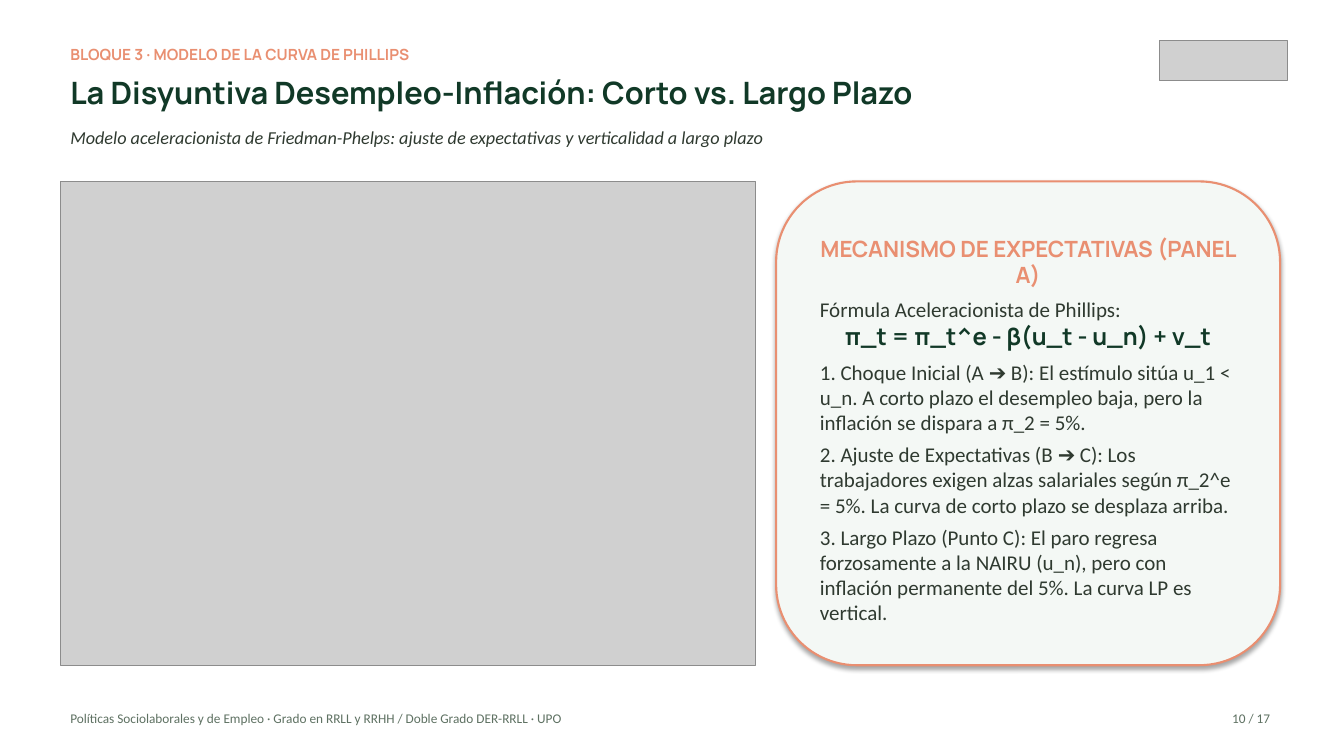
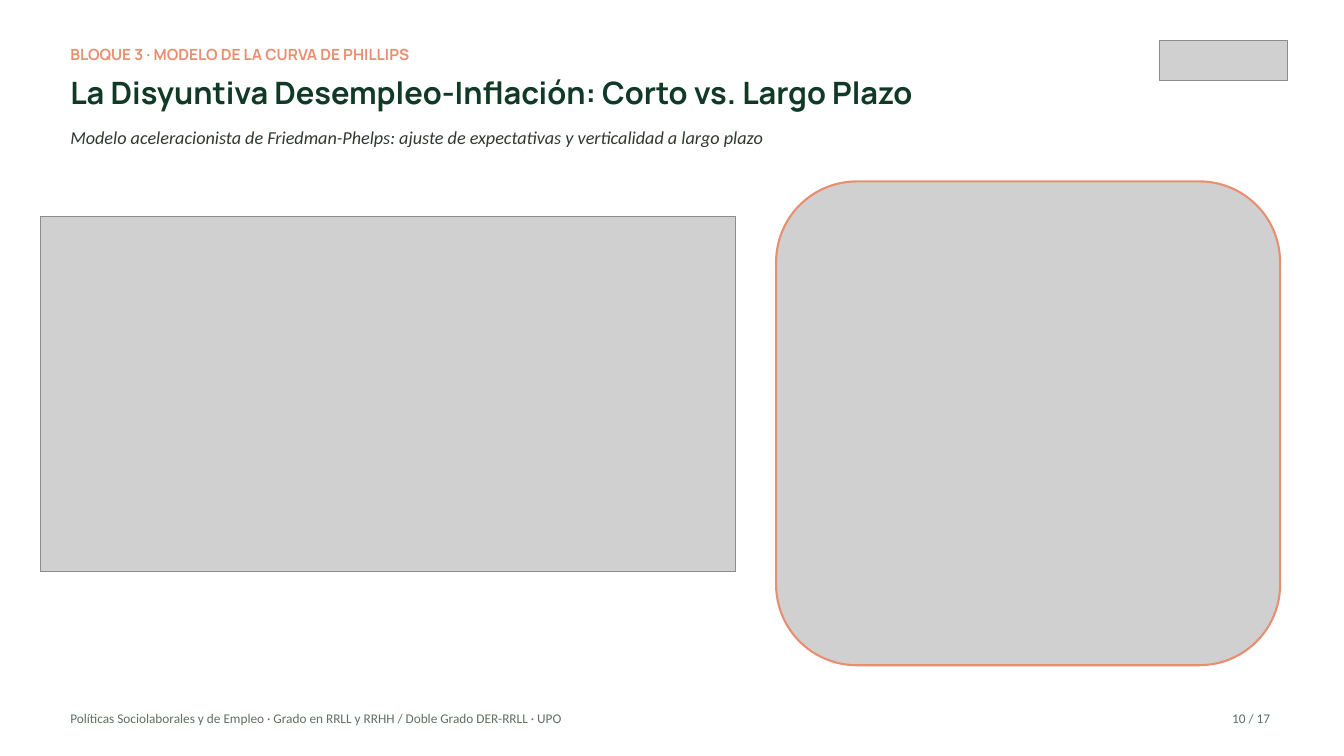
Before and after one commit to mhidper/PSSLL2627, a slide deck: slide 9 of Temas EB/Sesiones EB/Sesion 04/Sesion 04 - Tipología del Desempleo, NAIRU y Curva de Phillips.pptx (slide 10 before the commit). Drawn at 1344x756 pixels with LibreOffice and Linux fonts; fonts in the diff are those of the drawing; grey boxes stand for pictures. Boxes give left, top, right and bottom in pixels: in the first picture for what was removed or moved away, otherwise in the second. Text is boxed around its words. In the diff, an @@ line names an element or a change of style, - is before the commit and + after.

```diff
--- a/Temas EB/Sesiones EB/Sesion 04/Sesion 04 - Tipología del Desempleo, NAIRU y Curva de Phillips.pptx
+++ b/Temas EB/Sesiones EB/Sesion 04/Sesion 04 - Tipología del Desempleo, NAIRU y Curva de Phillips.pptx
@@ rounded rectangle removed at box(776, 181, 1280, 665) @@
-MECANISMO DE EXPECTATIVAS (PANEL A)
-Fórmula Aceleracionista de Phillips:
-π_t = π_t^e - β(u_t - u_n) + ν_t
-1. Choque Inicial (A ➔ B): El estímulo sitúa u_1 < u_n. A corto plazo el desempleo baja, pero la inflación se dispara a π_2 = 5%.
-2. Ajuste de Expectativas (B ➔ C): Los trabajadores exigen alzas salariales según π_2^e = 5%. La curva de corto plazo se desplaza arriba.
-3. Largo Plazo (Punto C): El paro regresa forzosamente a la NAIRU (u_n), pero con inflación permanente del 5%. La curva LP es vertical.
@@ picture added at box(776, 181, 1280, 665) @@
@@ picture: place and size @@
-picture at box(60, 181, 756, 665)
+picture at box(40, 217, 736, 572)
```
Also in this commit, not shown: 8 other slides changed, 2 slides removed, 15 other files.
